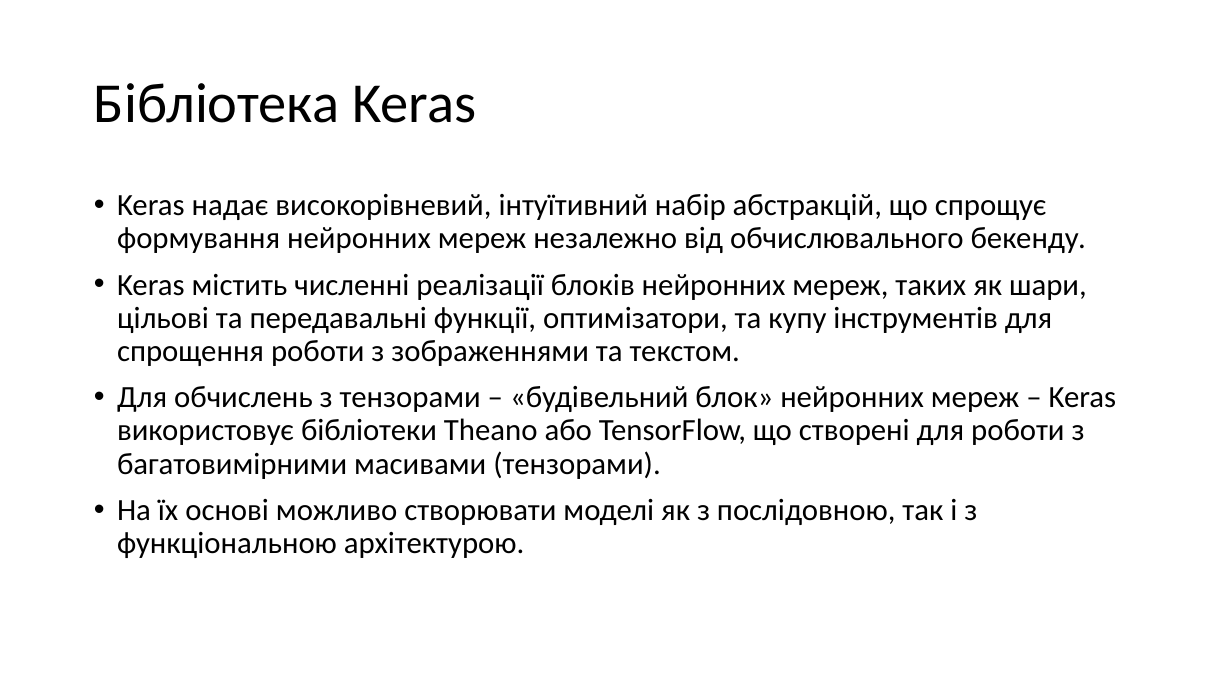
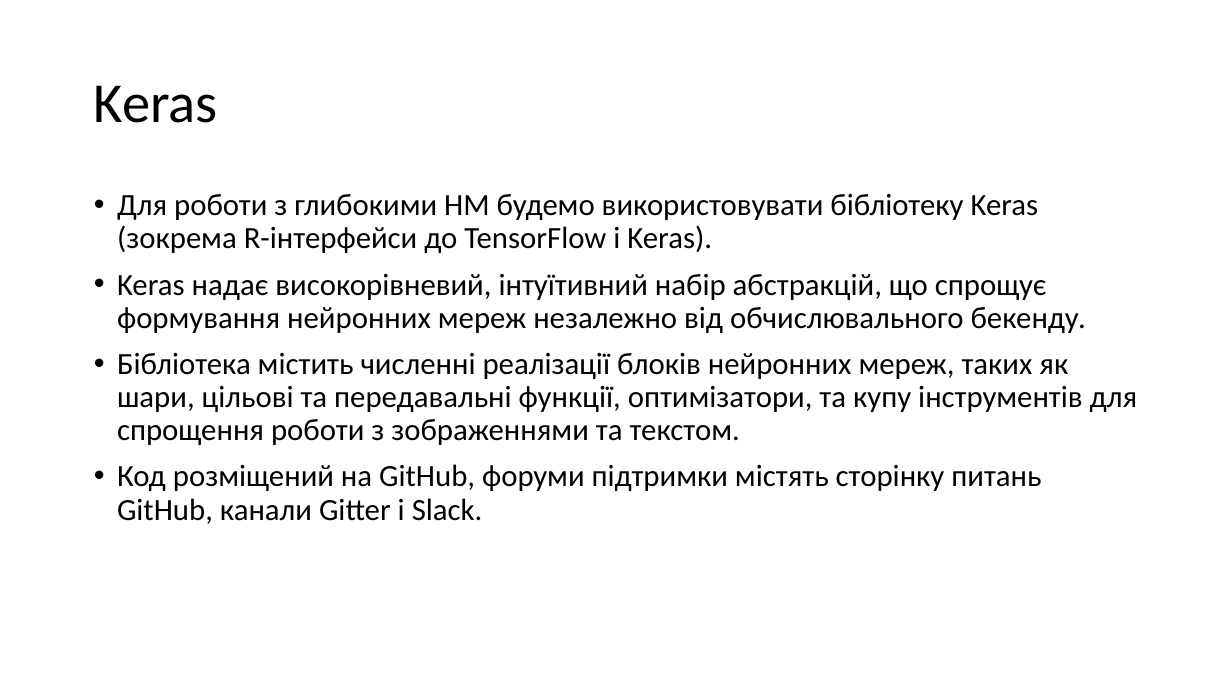
Before and after one commit to katerynakononova/ML, a slide deck: slide 3 of Lec/Lection 17.pptx. Drawn at 1232x693 pixels with LibreOffice and Linux fonts; fonts in the diff are those of the drawing. Boxes give left, top, right and bottom in pixels: in the first picture for what was removed or moved away, otherwise in the second. Text is boxed around its words. In the diff, an @@ line names an element or a change of style, - is before the commit and + after.

```diff
--- a/Lec/Lection 17.pptx
+++ b/Lec/Lection 17.pptx
@@ title at bbox=[94, 85, 218, 123]: text changed @@
-Бібліотека Keras
+Keras
@@ text at bbox=[117, 194, 1039, 253]: paragraph added @@
+• Для роботи з глибокими НМ будемо використовувати бібліотеку Keras (зокрема R-інтерфейси до TensorFlow і Keras).
@@ text at bbox=[117, 353, 1138, 524]: text changed @@
-• Keras містить численні реалізації блоків нейронних мереж, таких як шари, цільові та передавальні функції, оптимізатори, та купу інструментів для спрощення роботи з зображеннями та текстом.
-• Для обчислень з тензорами – «будівельний блок» нейронних мереж – Keras використовує бібліотеки Theano або TensorFlow, що створені для роботи з багатовимірними масивами (тензорами).
-• На їх основі можливо створювати моделі як з послідовною, так і з функціональною архітектурою.
+• Бібліотека містить численні реалізації блоків нейронних мереж, таких як шари, цільові та передавальні функції, оптимізатори, та купу інструментів для спрощення роботи з зображеннями та текстом.
+• Код розміщений на GitHub, форуми підтримки містять сторінку питань GitHub, канали Gitter і Slack.
```
Also in this commit, not shown: 7 other slides changed, 2 slides added, 11 other files.
